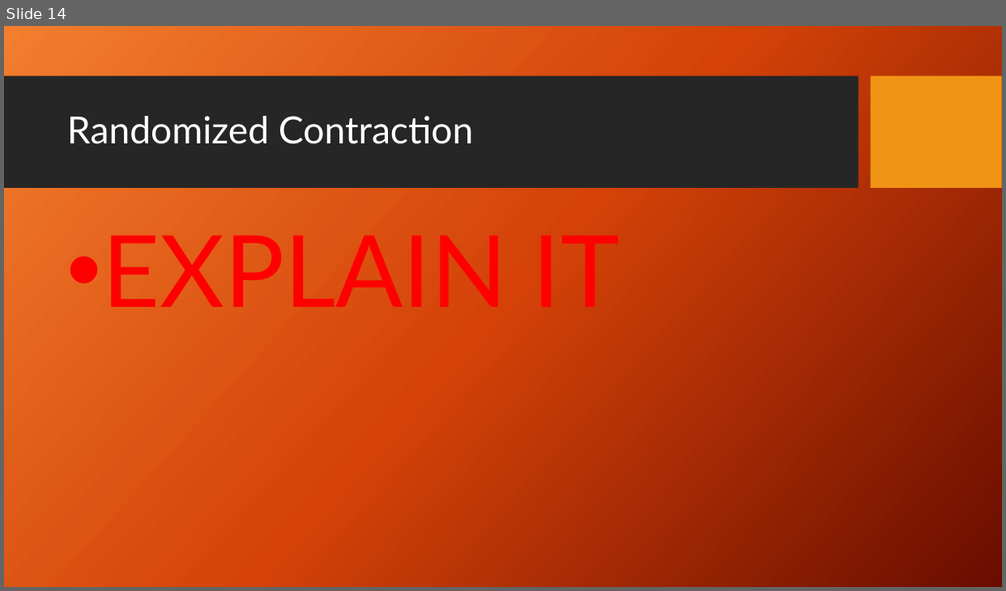
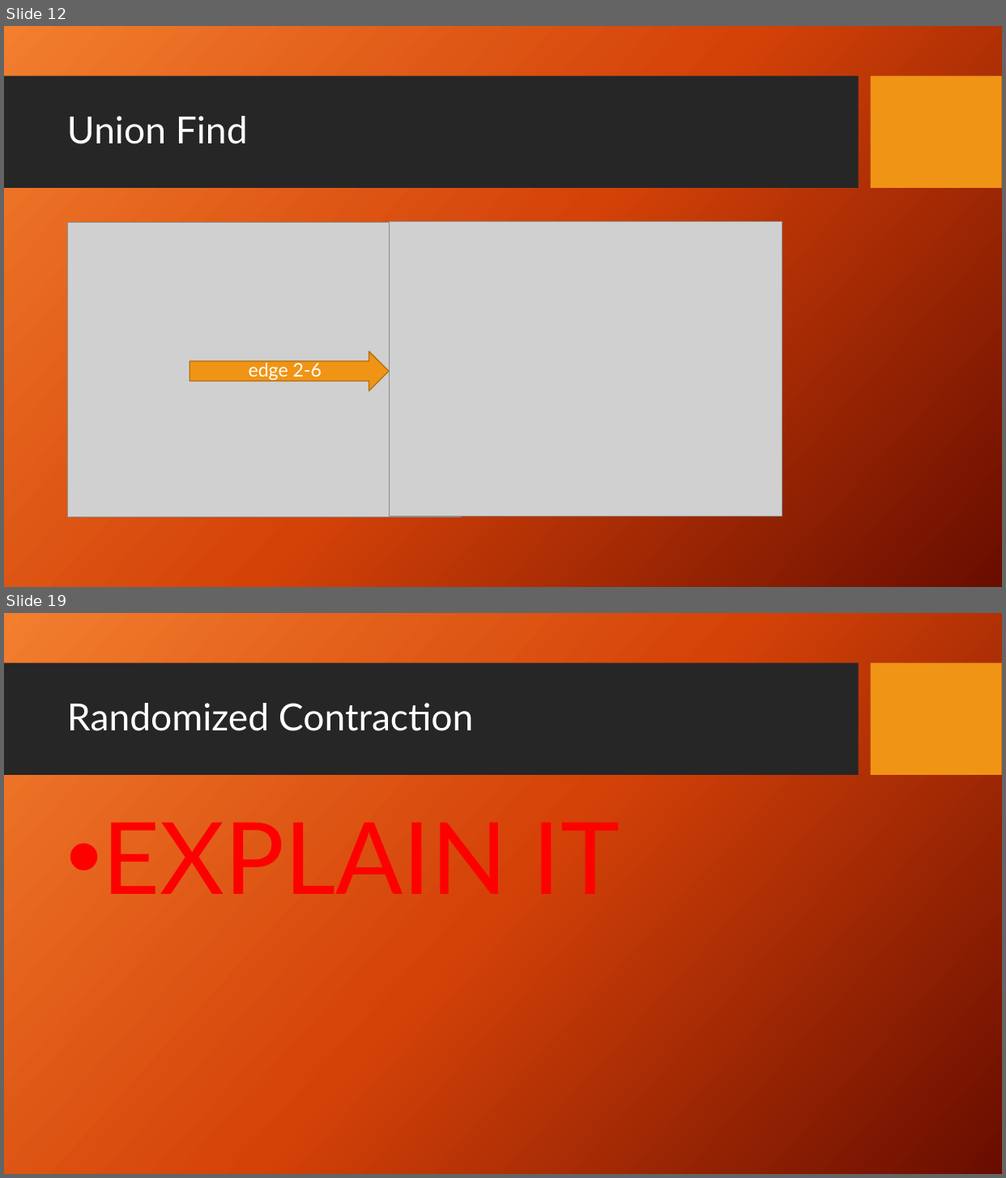
Before and after one commit to Aphlax/Parallelepipeds, a slide deck: FinalPresentation_Parallel Connected Components.pptx. Shown one above the other, each under a label of ours: slide 14 before the commit, slides 12 and 19 after it; the slides between them are not shown. The pictures are 1006x591 and 1006x1178 pixels, drawn with LibreOffice and Linux fonts; fonts in the diff are those of the drawing; grey boxes stand for pictures; background and template pictures are left out. Boxes give left, top, right and bottom in pixels: in the first picture for what was removed or moved away, otherwise in the second. Text is boxed around its words. In the diff, an @@ line names an element or a change of style, - is before the commit and + after.

```diff
--- a/FinalPresentation_Parallel Connected Components.pptx
+++ b/FinalPresentation_Parallel Connected Components.pptx
@@ slide 12 added at <box>4,26,1002,587</box>, background picture (left out); not listed: 2 template elements that a slide beside it also shows @@
@@ title added at <box>67,116,248,144</box>, 36 pt, text #FFFFFF @@
+Union Find
@@ picture added at <box>68,222,461,517</box> @@
@@ picture added at <box>389,221,782,516</box> @@
@@ right arrow added at <box>189,352,389,391</box>, fill #F09415, outline #B26D10 1 pt @@
@@ text added at <box>249,361,322,382</box>, 18 pt, text #FFFFFF @@
+edge 2-6
@@ what was slide 14 is now slide 19 @@
```
Also in this commit, not shown: 5 slides changed, 10 other slides added, 3 slides removed.
